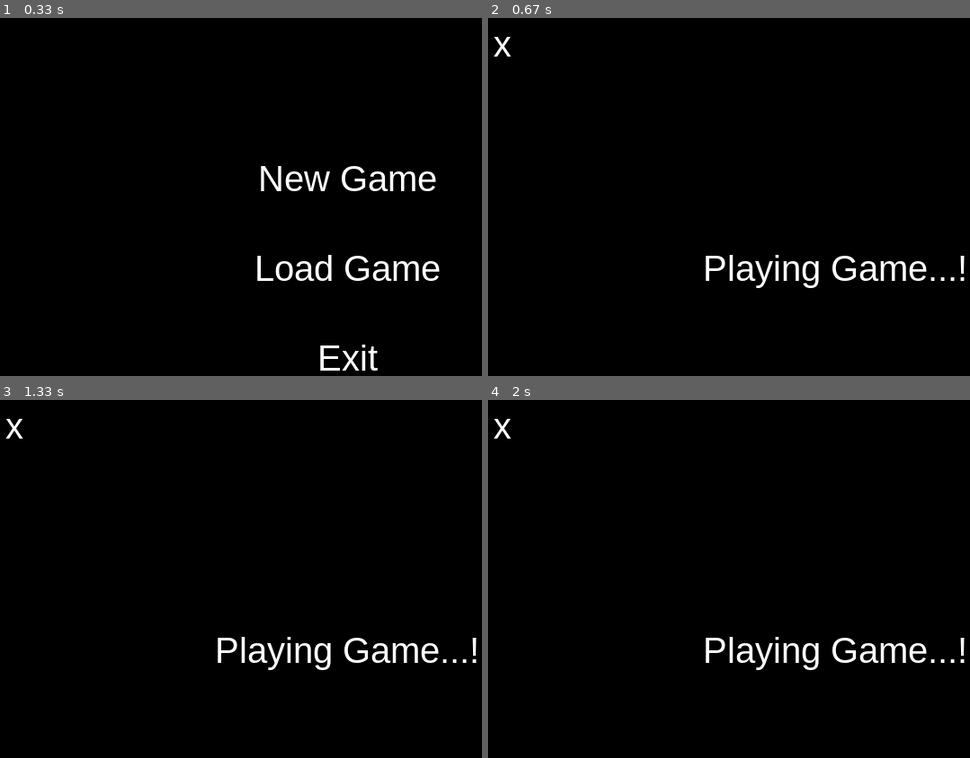
Above: before the commit, frames 1-4 (two rows, left to right).
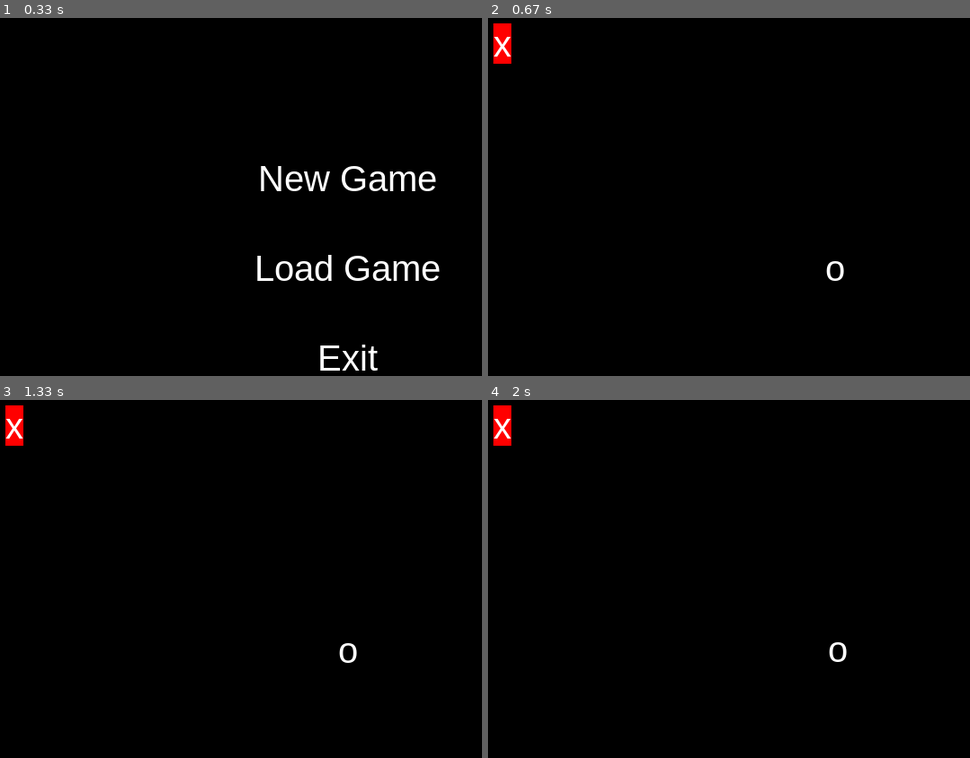
Above: after the commit, the same moments.

Repository: tianreformis/2025-2026-XI-SEM-II-INFORMATIKA
Game: pygame game, started from Week 9.2 - Text Manipulation/new-game.py
The game is run twice, just before and just after one commit, with the same random seed, the same clock (stepped at 60 frames per second) and the same inputs.
Inputs:
- Up to frame 1 (0.33 s): no input
- Up to frame 2 (0.67 s): click "New Game" at 0.38 s
- Up to frame 3 (1.33 s): hold Right 0.67-1.13 s; hold Up from 1.17 s (still down)
- Up to frame 4 (2 s): release Up at 1.47 s; hold Right 1.5-1.97 s

Frame 1 is identical in both runs. In frame 2, 1.8% of the frame differs, in the area x 1-99%, y 1-76%; in frame 3, 1.8%; in frame 4, 1.8%.

Commit message:
Adding : Velocity

Diff:
--- a/Week 9.2 - Text Manipulation/new-game.py
+++ b/Week 9.2 - Text Manipulation/new-game.py
@@ -11,6 +11,7 @@
 font = pygame.font.SysFont("Arial", 40)
 WHITE = (255, 255, 255)
 BLACK = (0, 0, 0)
+RED = (255, 0, 0)
 running = True
 pygame.mixer.music.load("music3.mp3")
 pygame.mixer.music.play(-1)  # Play music in a loop
@@ -18,6 +19,9 @@
 
 #event handling/layar
 status = "menu"
+player_x = 400
+player_y = 300
+velocity = 0.05
 
 #game loop
 while running:
@@ -37,12 +41,31 @@
         screen.blit(text_exit, rect_exit)
 
     elif status =="playing":
-        text_playing = font.render("Playing Game...!", True, WHITE)
-        rect_playing = text_playing.get_rect(center=(400,300))
-        screen.blit(text_playing, rect_playing)
+        # text_playing = font.render("Playing Game...!", True, WHITE)
+        # rect_playing = text_playing.get_rect(center=(400,300))
+        # screen.blit(text_playing, rect_playing)
+
+        #renderObject
+
+
+        text_player = font.render("o", True, WHITE)
+        rect_player = text_player.get_rect(center=(player_x,player_y))
+        screen.blit(text_player, rect_player)
+
+        keys = pygame.key.get_pressed()
+        if keys[pygame.K_LEFT]:
+            player_x -= velocity
+        if keys[pygame.K_RIGHT]:
+            player_x += velocity
+        if keys[pygame.K_UP]:
+            player_y -= velocity
+        if keys[pygame.K_DOWN]:
+            player_y += velocity
+
 
         text_back = font.render("x", True, WHITE)
         rect_back = text_back.get_rect(center=(30,50))
+        pygame.draw.rect(screen, RED, rect_back)
         screen.blit(text_back, rect_back)
 
 
@@ -65,6 +88,8 @@
                 if rect_back.collidepoint(event.pos):
                     status = "menu"
 
+#https://github.com/tianreformis/2025-2026-XI-SEM-II-INFORMATIKA
+
 
 
 
